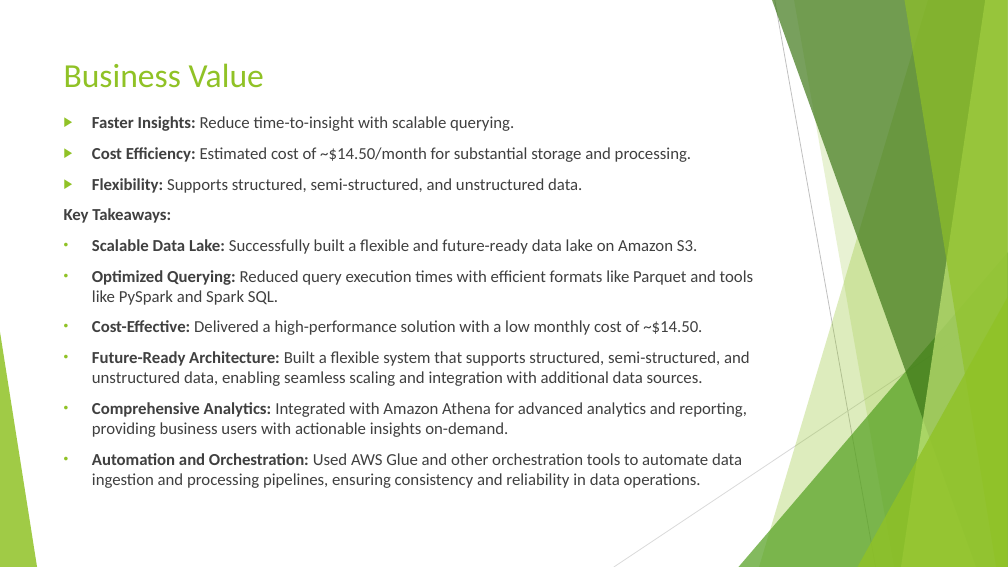
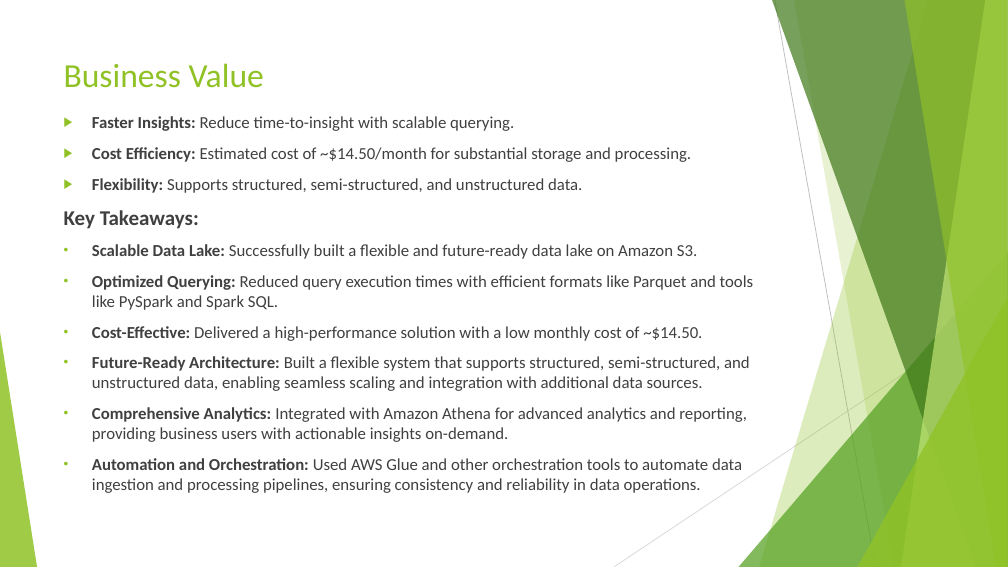
Before and after one commit to rdinesh808/Data_Lake_Construction_and_Querying_With_PySpark, a slide deck: slide 11 of Data_Lake_Construction_and_Querying_With_PySpark.pptx. Drawn at 1008x567 pixels with LibreOffice and Linux fonts; fonts in the diff are those of the drawing. Boxes give left, top, right and bottom in pixels: in the first picture for what was removed or moved away, otherwise in the second. Text is boxed around its words. In the diff, an @@ line names an element or a change of style, - is before the commit and + after.

```diff
--- a/Data_Lake_Construction_and_Querying_With_PySpark.pptx
+++ b/Data_Lake_Construction_and_Querying_With_PySpark.pptx
@@ text at (64,210,199,229): size 16 to 20 pt in "Key Takeaways:" @@
```
Also in this commit, not shown: 2 other slides changed, 1 other file.
